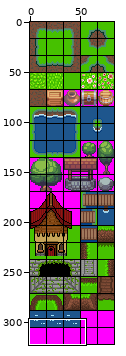
Sprite sheet -- Resources/PathingTileset.png. Above: a wide view before the commit, with the close-up outlined.
Close-up. First the earlier version:
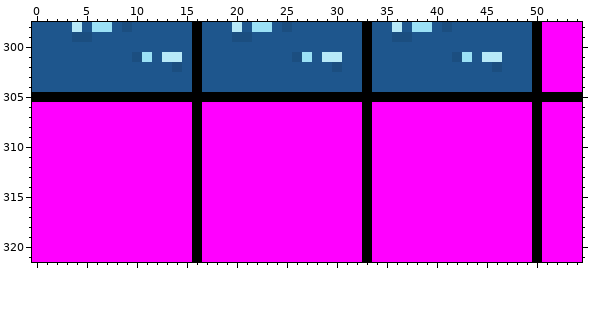
The file is 84x322 pixels. Colours within 5 levels of each other are drawn and written as one. Shown: x 0..54, y 298..321.
New version:
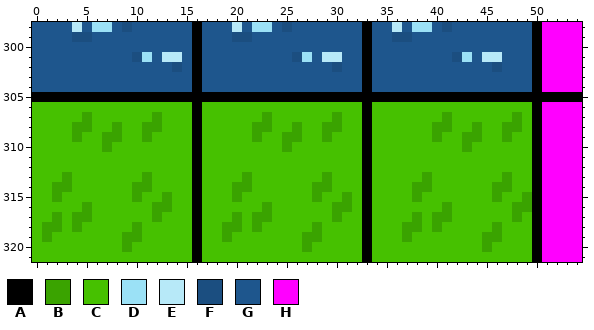
Palette (. is transparent): A #000000  B #3aa300  C #46c100  D #9be1f6  E #b7e9f8  F #1b4e80  G #1e568d  H #ff00ff
Change:
y 306: x 0..15 HHHHHHHHHHHHHHHH -> CCCCCCCCCCCCCCCC; x 17..32 HHHHHHHHHHHHHHHH -> CCCCCCCCCCCCCCCC; x 34..49 HHHHHHHHHHHHHHHH -> CCCCCCCCCCCCCCCC
y 307: x 0..15 HHHHHHHHHHHHHHHH -> CCCCCBCCCCCCBCCC; x 17..32 HHHHHHHHHHHHHHHH -> CCCCCCBCCCCCCBCC; x 34..49 HHHHHHHHHHHHHHHH -> CCCCCCCBCCCCCCBC
y 308: x 0..15 HHHHHHHHHHHHHHHH -> CCCCBBCCBCCBBCCC; x 17..32 HHHHHHHHHHHHHHHH -> CCCCCBBCCBCCBBCC; x 34..49 HHHHHHHHHHHHHHHH -> CCCCCCBBCCBCCBBC
y 309: x 0..15 HHHHHHHHHHHHHHHH -> CCCCBCCBBCCBCCCC; x 17..32 HHHHHHHHHHHHHHHH -> CCCCCBCCBBCCBCCC; x 34..49 HHHHHHHHHHHHHHHH -> CCCCCCBCCBBCCBCC
y 310: x 0..15 HHHHHHHHHHHHHHHH -> CCCCCCCBCCCCCCCC; x 17..32 HHHHHHHHHHHHHHHH -> CCCCCCCCBCCCCCCC; x 34..49 HHHHHHHHHHHHHHHH -> CCCCCCCCCBCCCCCC
y 311..312: x 0..15 HHHHHHHHHHHHHHHH -> CCCCCCCCCCCCCCCC; x 17..32 HHHHHHHHHHHHHHHH -> CCCCCCCCCCCCCCCC; x 34..49 HHHHHHHHHHHHHHHH -> CCCCCCCCCCCCCCCC
y 313: x 0..15 HHHHHHHHHHHHHHHH -> CCCBCCCCCCCBCCCC; x 17..32 HHHHHHHHHHHHHHHH -> CCCCBCCCCCCCBCCC; x 34..49 HHHHHHHHHHHHHHHH -> CCCCCBCCCCCCCBCC
y 314: x 0..15 HHHHHHHHHHHHHHHH -> CCBBCCCCCCBBCCCC; x 17..32 HHHHHHHHHHHHHHHH -> CCCBBCCCCCCBBCCC; x 34..49 HHHHHHHHHHHHHHHH -> CCCCBBCCCCCCBBCC
y 315: x 0..15 HHHHHHHHHHHHHHHH -> CCBCCCCCCCBCCBCC; x 17..32 HHHHHHHHHHHHHHHH -> CCCBCCCCCCCBCCBC; x 34..49 HHHHHHHHHHHHHHHH -> CCCCBCCCCCCCBCCB
y 316: x 0..15 HHHHHHHHHHHHHHHH -> CCCCCBCCCCCCBBCC; x 17..32 HHHHHHHHHHHHHHHH -> CCCCCCBCCCCCCBBC; x 34..49 HHHHHHHHHHHHHHHH -> CCCCCCCBCCCCCCBB
y 317: x 0..15 HHHHHHHHHHHHHHHH -> CCBCBBCCCCCCBCCC; x 17..32 HHHHHHHHHHHHHHHH -> CCCBCBBCCCCCCBCC; x 34..49 HHHHHHHHHHHHHHHH -> CCCCBCBBCCCCCCBC
y 318: x 0..15 HHHHHHHHHHHHHHHH -> CBBCBCCCCCBCCCCC; x 17..32 HHHHHHHHHHHHHHHH -> CCBBCBCCCCCBCCCC; x 34..49 HHHHHHHHHHHHHHHH -> CCCBBCBCCCCCBCCC
y 319: x 0..15 HHHHHHHHHHHHHHHH -> CBCCCCCCCBBCCCCC; x 17..32 HHHHHHHHHHHHHHHH -> CCBCCCCCCCBBCCCC; x 34..49 HHHHHHHHHHHHHHHH -> CCCBCCCCCCCBBCCC
y 320: x 0..15 HHHHHHHHHHHHHHHH -> CCCCCCCCCBCCCCCC; x 17..32 HHHHHHHHHHHHHHHH -> CCCCCCCCCCBCCCCC; x 34..49 HHHHHHHHHHHHHHHH -> CCCCCCCCCCCBCCCC
y 321: x 0..15 HHHHHHHHHHHHHHHH -> CCCCCCCCCCCCCCCC; x 17..32 HHHHHHHHHHHHHHHH -> CCCCCCCCCCCCCCCC; x 34..49 HHHHHHHHHHHHHHHH -> CCCCCCCCCCCCCCCC
